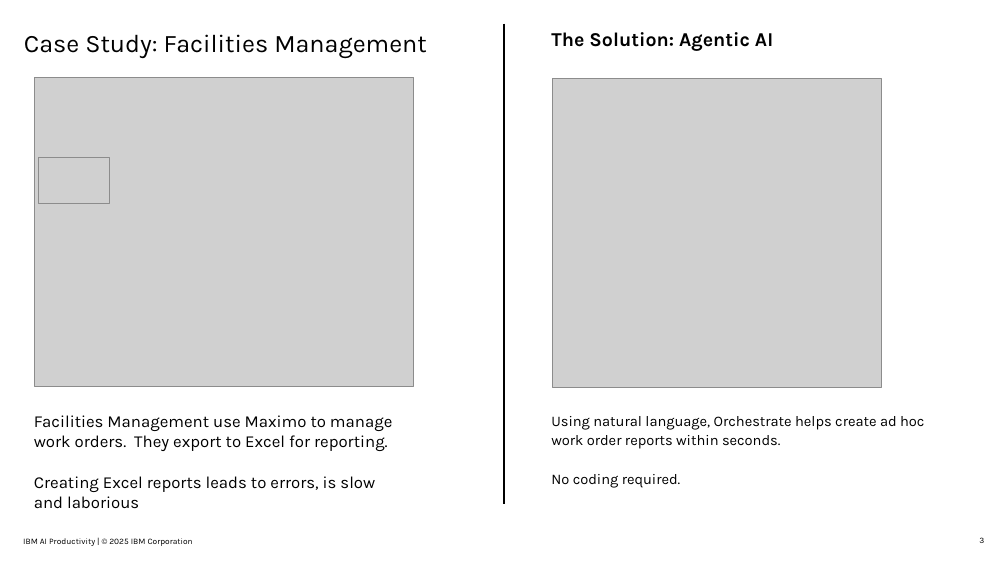
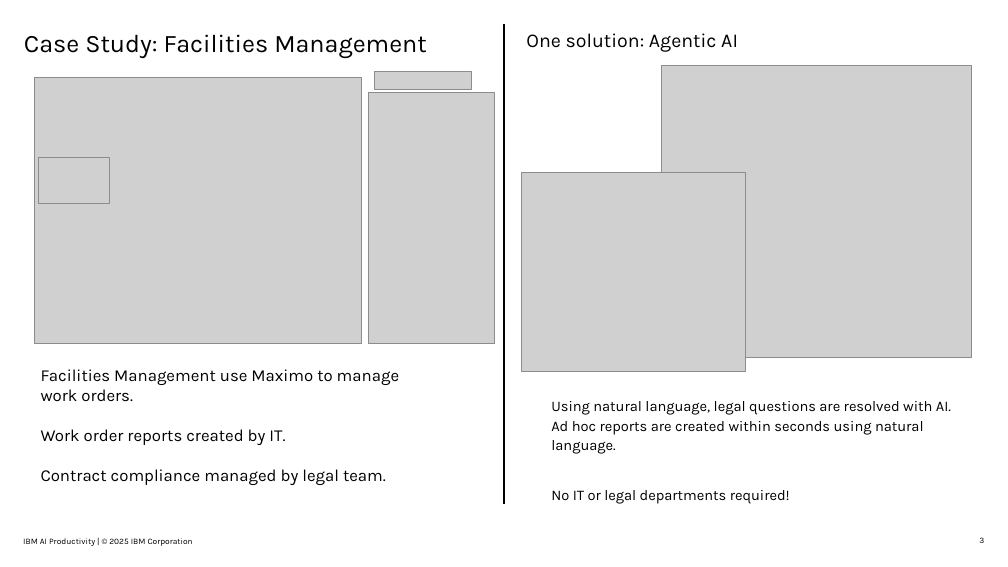
Before and after one commit to ncrowther/wxo-maximo, a slide deck: slide 3 of docs/MaximoWxo.pptx. Drawn at 1008x567 pixels with LibreOffice and Linux fonts; fonts in the diff are those of the drawing; grey boxes stand for pictures. Boxes give left, top, right and bottom in pixels: in the first picture for what was removed or moved away, otherwise in the second. Text is boxed around its words. In the diff, an @@ line names an element or a change of style, - is before the commit and + after.

```diff
--- a/docs/MaximoWxo.pptx
+++ b/docs/MaximoWxo.pptx
@@ text at (526,33,738,52): text changed; bold off @@
-The Solution: Agentic AI
+One solution: Agentic AI
@@ picture: place and size @@
-picture at (34,78,414,387)
+picture at (34,78,362,344)
@@ picture added at (374,72,472,90) @@
@@ picture: place and size @@
-picture at (552,78,881,387)
+picture at (661,66,972,358)
@@ picture added at (369,92,495,344) @@
@@ picture added at (522,173,746,372) @@
@@ text at (41,369,399,485): text changed @@
-Facilities Management use Maximo to manage work orders. They export to Excel for reporting.
-Creating Excel reports leads to errors, is slow and laborious
+Facilities Management use Maximo to manage work orders.
+Work order reports created by IT.
+Contract compliance managed by legal team.
@@ text at (551,401,951,504): text changed @@
-Using natural language, Orchestrate helps create ad hoc work order reports within seconds.
-No coding required.
+Using natural language, legal questions are resolved with AI. Ad hoc reports are created within seconds using natural language.
+No IT or legal departments required!
```
Also in this commit, not shown: 6 other slides changed, 7 other files.
